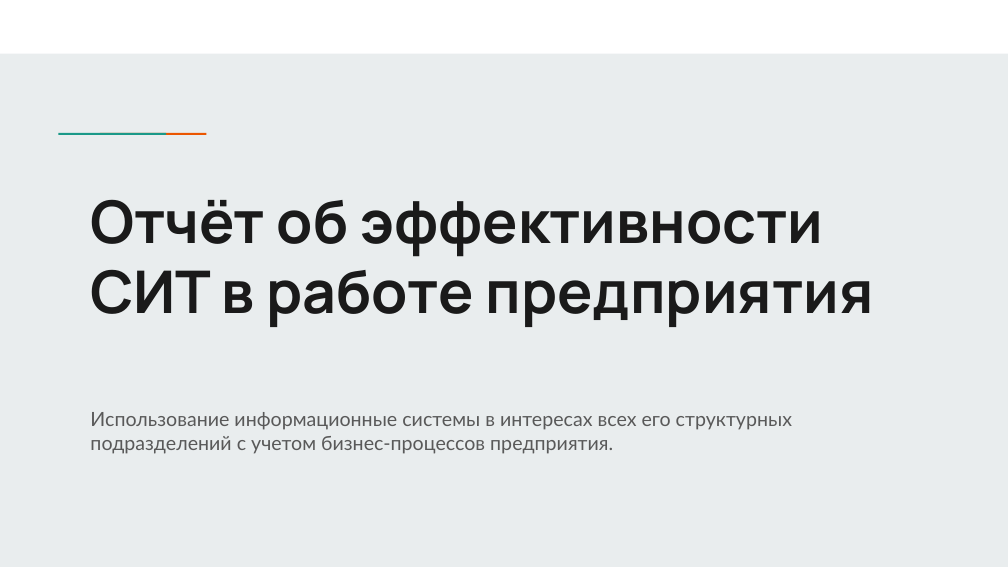
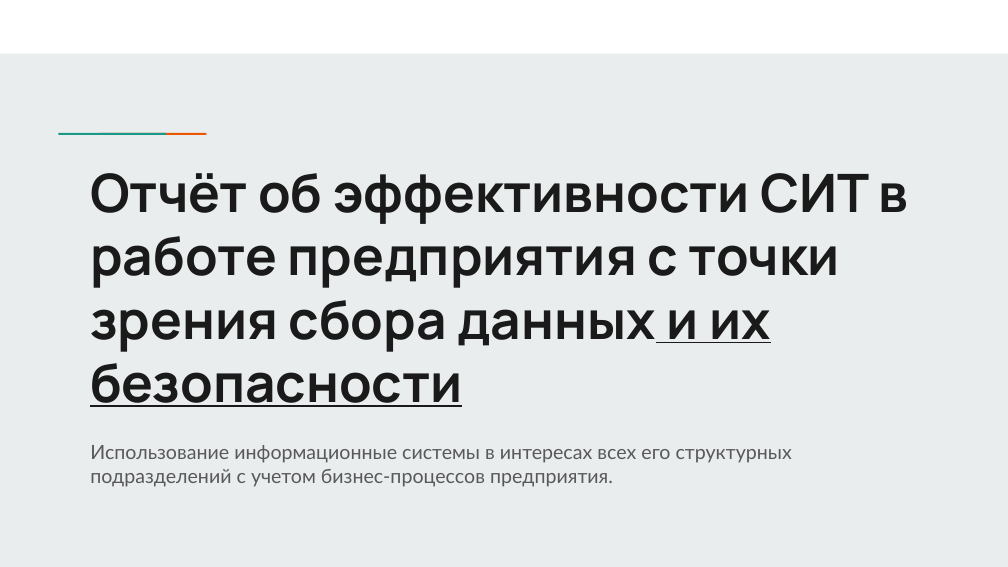
Before and after one commit to Kolonin-Gleb-Studying/SIT, a slide deck: slide 1 of Отчёт об эффективности СИТ студенты/София.pptx. Drawn at 1008x567 pixels with LibreOffice and Linux fonts; fonts in the diff are those of the drawing. Boxes give left, top, right and bottom in pixels: in the first picture for what was removed or moved away, otherwise in the second. Text is boxed around its words. In the diff, an @@ line names an element or a change of style, - is before the commit and + after.

```diff
--- a/Отчёт об эффективности СИТ студенты/София.pptx
+++ b/Отчёт об эффективности СИТ студенты/София.pptx
@@ title at (90, 173, 908, 407): text changed; size 42 to 37.8 pt @@
-Отчёт об эффективности СИТ в работе предприятия
+Отчёт об эффективности СИТ в работе предприятия с точки зрения сбора данных и их безопасности
@@ subtitle "Использование информационные системы в интересах ...": place and size @@
-subtitle "Использование информационные системы в интересах ..." at (90, 412, 792, 454)
+subtitle "Использование информационные системы в интересах ..." at (90, 445, 792, 487)
```
Also in this commit, not shown: 3 other slides changed, 23 slides added, 1 slide removed, 3 other files.
